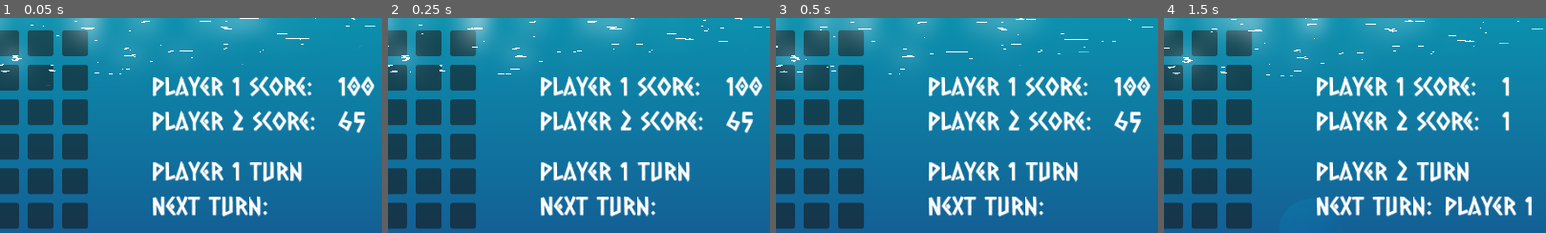
Above: before the commit, frames 1-4 (left to right).
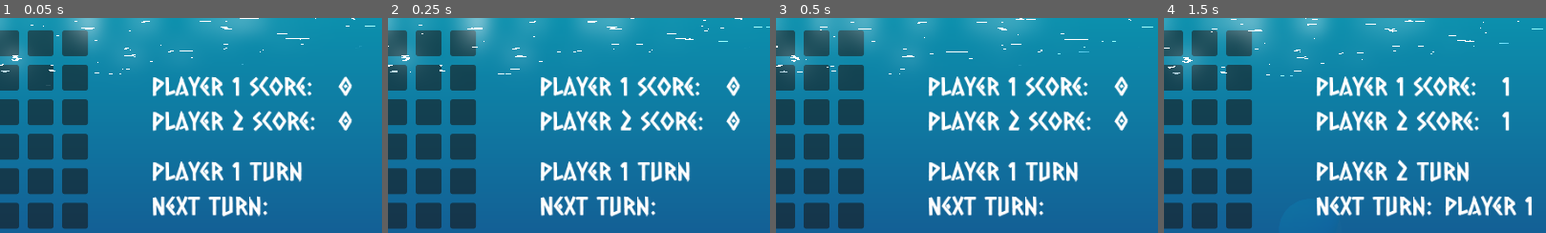
Above: after the commit, the same moments.

Repository: BeadsInCheese/CellularBubbleState
Game: Godot game, scene res://MainGame.tscn
Same seed, same stepped clock (60 frames per second), same inputs: the game is played once before the commit and once after it. This scene is started directly instead of the project's main scene.
Inputs (mouse positions are % of the whole screen's width and height, from its top left):
- Up to frame 1 (0.05 s): no input
- Up to frame 2 (0.25 s): no input
- Up to frame 3 (0.5 s): no input
- Up to frame 4 (1.5 s): click (3, 6) at 0.52 s; click (8, 6) at 1.27 s
The pictures show only the part of the screen within x 43-93%, y 0-50%; the shares and areas given below are measured in that part.

The runs differ from the first frame. In frame 1, 0.9% of the frame differs, in the area x 88-98%, y 27-54%; in frame 2, 0.9%; in frame 3, 0.9%; in frame 4, nothing differs.

Commit message:
scores start at 0

Diff:
--- a/gamejam2025/sidebar.tscn
+++ b/gamejam2025/sidebar.tscn
@@ -37,7 +37,7 @@
 size_flags_horizontal = 8
 mouse_filter = 2
 theme = ExtResource("2_7aq0k")
-text = "100"
+text = "0"
 fit_content = true
 
 [node name="contUpper2" type="HBoxContainer" parent="."]
@@ -58,7 +58,7 @@
 layout_mode = 2
 mouse_filter = 2
 theme = ExtResource("2_7aq0k")
-text = "65"
+text = "0"
 fit_content = true
 
 [node name="separator1" type="Label" parent="."]
